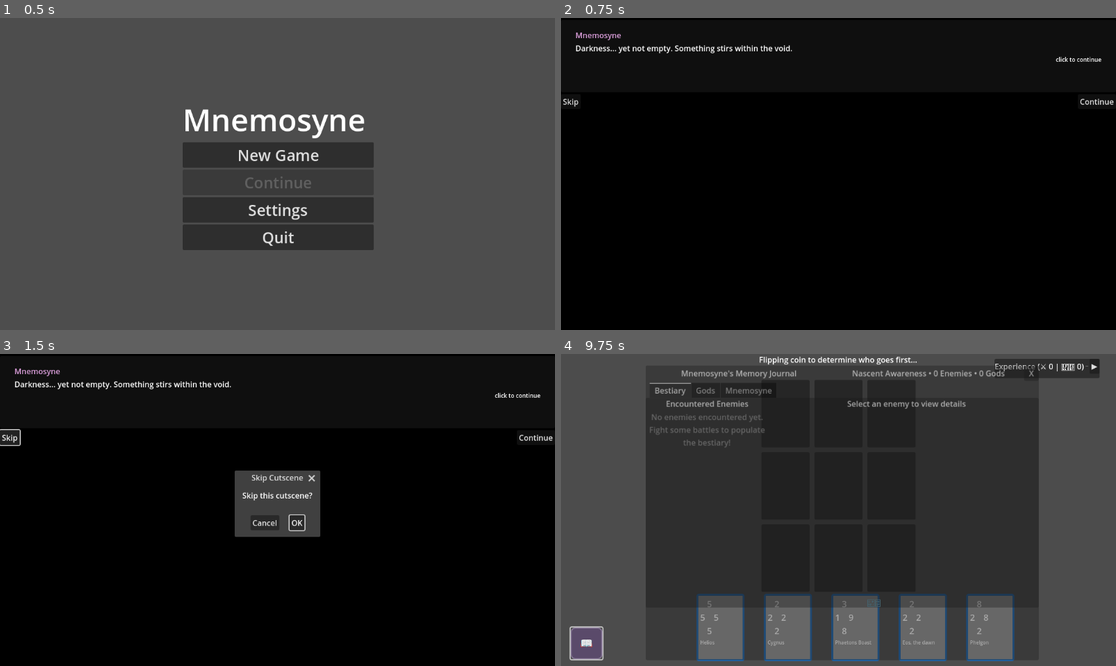
Above: before the commit, frames 1-4 (two rows, left to right).
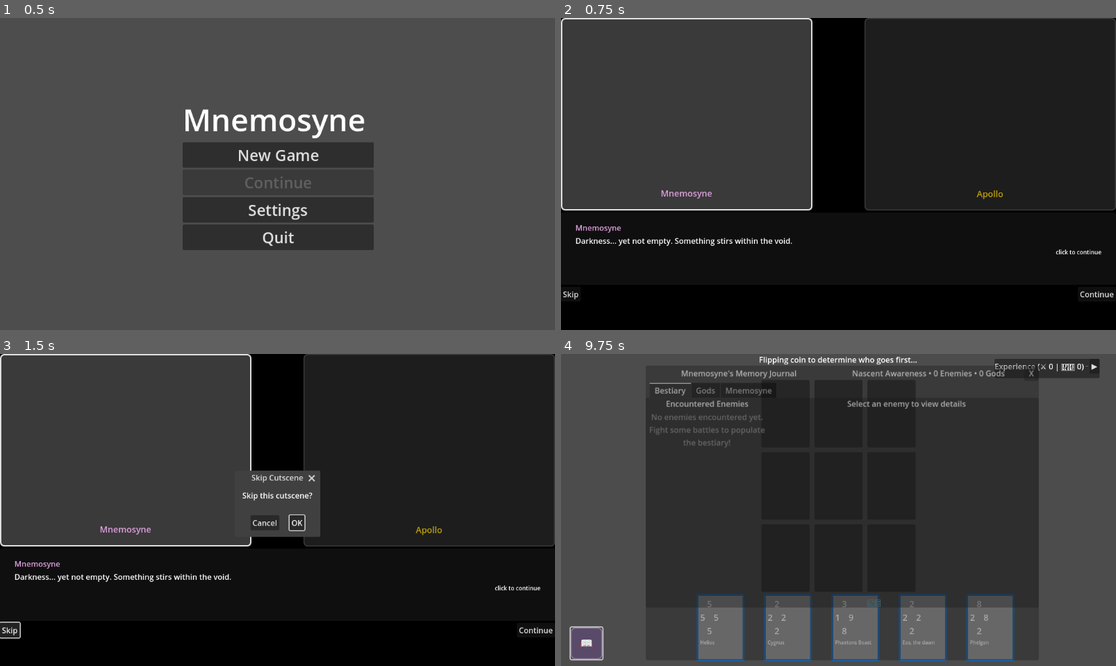
Above: after the commit, the same moments.

Repository: leslieharding/Mnemosyne
Game: Godot game, scene res://Scenes/MainMenu.tscn
Two runs of this game, one before a commit and one after it. Both use one fixed random seed, a clock stepped at 60 frames per second and the inputs below.
Inputs:
- Up to frame 1 (0.5 s): no input
- Up to frame 2 (0.75 s): click "New Game" at 0.5 s
- Up to frame 3 (1.5 s): click "Skip" at 1.25 s
- Up to frame 4 (9.75 s): click "Skip" at 2 s; click "Continue" at 2.75 s; click "Continue" at 3.5 s; click "OK" at 4.25 s; click "Apollo" at 5 s; click "The Sun" at 5.75 s; click "Start Game" at 6.5 s; click "▶" at 7.25 s; click "▼" at 8 s; click "Battle Shadow Acolyte" at 8.75 s; click "📖" at 9.5 s

Frame 1 is identical in both runs. In frame 2, 46% of the frame differs, in the area x 0-100%, y 0-91%; in frame 3, 45%; in frame 4, less than 0.1%.
Error before the commit: Invalid assignment of property or key 'text' with value of type 'String' on a base object of type 'null instance'. (res://Scripts/cutscene.gd:104)

Commit message:
basic cutscene working

Diff:
--- a/Scripts/cutscene.gd
+++ b/Scripts/cutscene.gd
@@ -1,12 +1,12 @@
 # res://Scripts/cutscene.gd
 extends Control
 
-# UI References
+# UI References - corrected to match actual scene structure
 @onready var background = $Background
 @onready var left_speaker_panel = $MainContainer/SpeakerArea/LeftSpeaker
 @onready var right_speaker_panel = $MainContainer/SpeakerArea/RightSpeaker
-@onready var left_name_label = $MainContainer/SpeakerArea/LeftSpeaker/MarginContainer/VBoxContainer/NameLabel
-@onready var right_name_label = $MainContainer/SpeakerArea/RightSpeaker/MarginContainer/VBoxContainer/NameLabel
+@onready var left_name_label = $MainContainer/SpeakerArea/LeftSpeaker/MarginContainer/VBoxContainer/Label
+@onready var right_name_label = $MainContainer/SpeakerArea/RightSpeaker/MarginContainer/VBoxContainer/Label
 @onready var left_portrait_area = $MainContainer/SpeakerArea/LeftSpeaker/MarginContainer/VBoxContainer/PortraitArea
 @onready var right_portrait_area = $MainContainer/SpeakerArea/RightSpeaker/MarginContainer/VBoxContainer/PortraitArea
 @onready var dialogue_area = $MainContainer/DialogueArea
@@ -34,6 +34,9 @@
 		print("No cutscene data found, returning to previous scene")
 		return_to_previous_scene()
 		return
+
+	# Wait one frame to ensure all @onready variables are initialized
+	await get_tree().process_frame
 
 	# Set up the cutscene
 	setup_cutscene()
